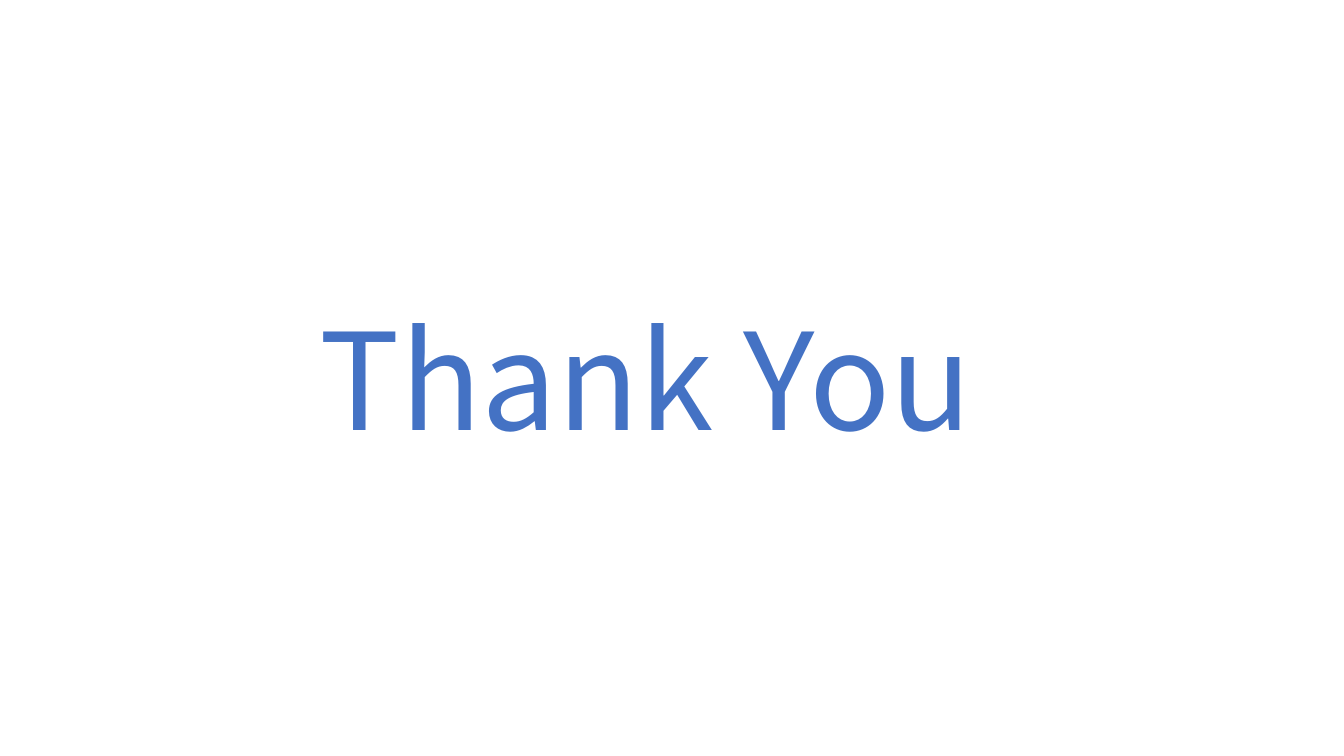
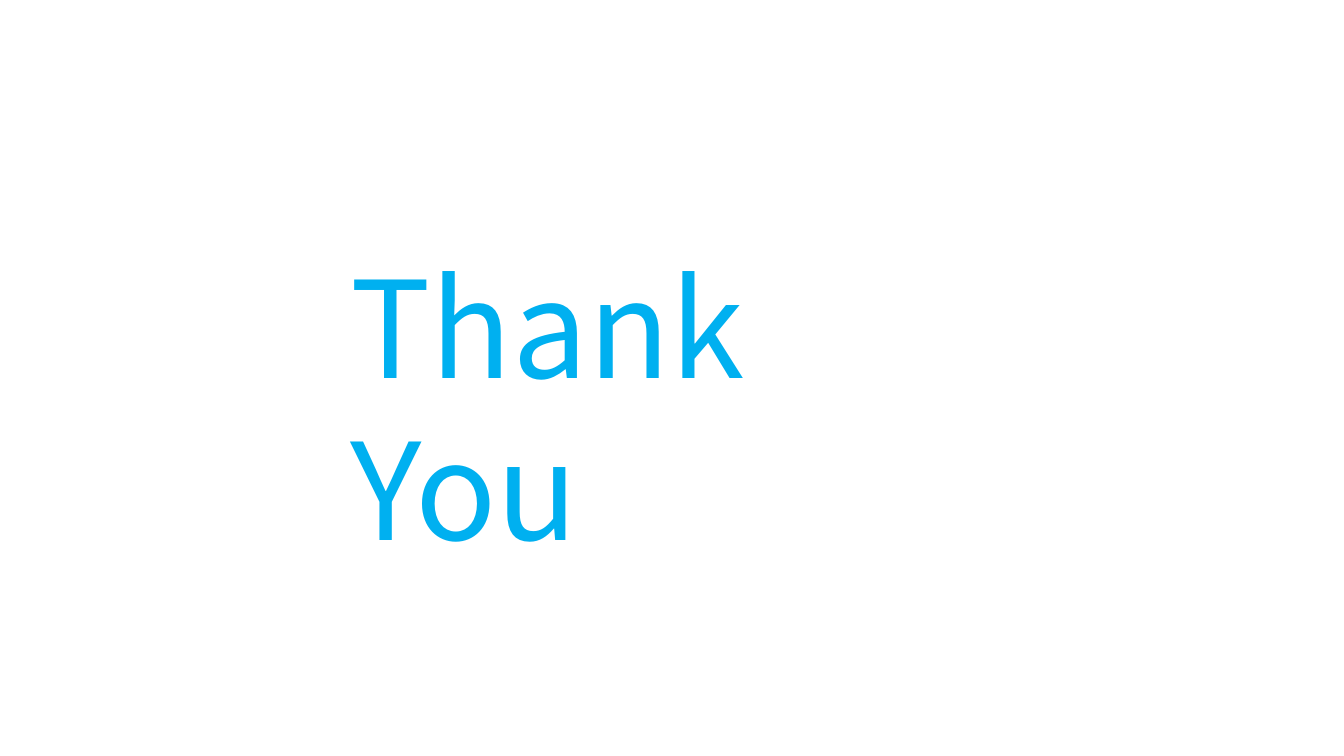
Before and after one commit to dhchoi-lazy/course-materials, a slide deck: slide 3 of week12/branch.pptx. Drawn at 1344x756 pixels with LibreOffice and Linux fonts; fonts in the diff are those of the drawing. Boxes give left, top, right and bottom in pixels: in the first picture for what was removed or moved away, otherwise in the second. Text is boxed around its words. In the diff, an @@ line names an element or a change of style, - is before the commit and + after.

```diff
--- a/week12/branch.pptx
+++ b/week12/branch.pptx
@@ text "Thank You": place and size @@
-text "Thank You" at (320, 323, 972, 432)
+text "Thank You" at (350, 271, 744, 542)
@@ text "Thank You" at (350, 271, 744, 542): text colour #4472C4 to #00B0F0 @@
```
